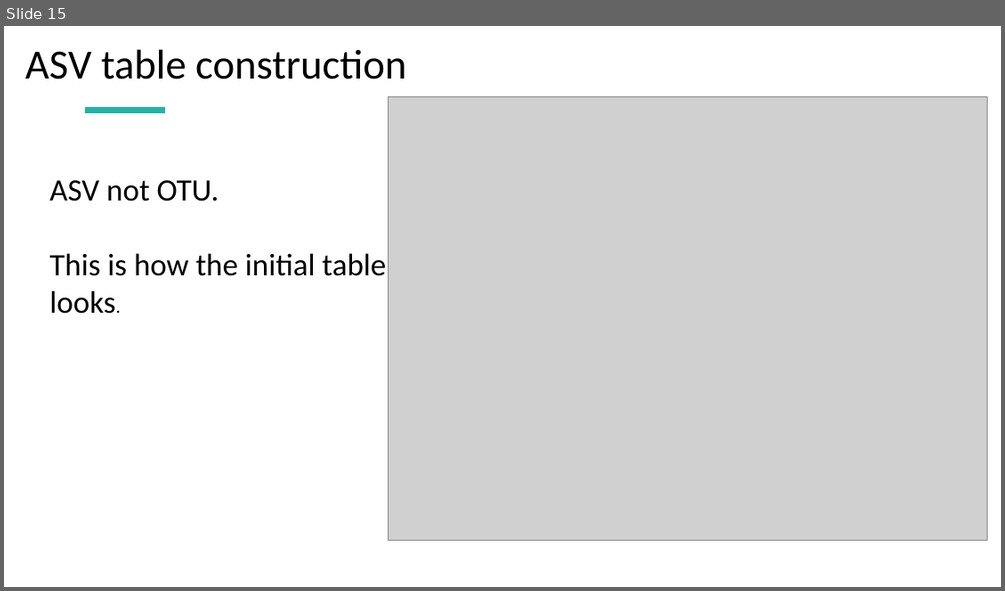
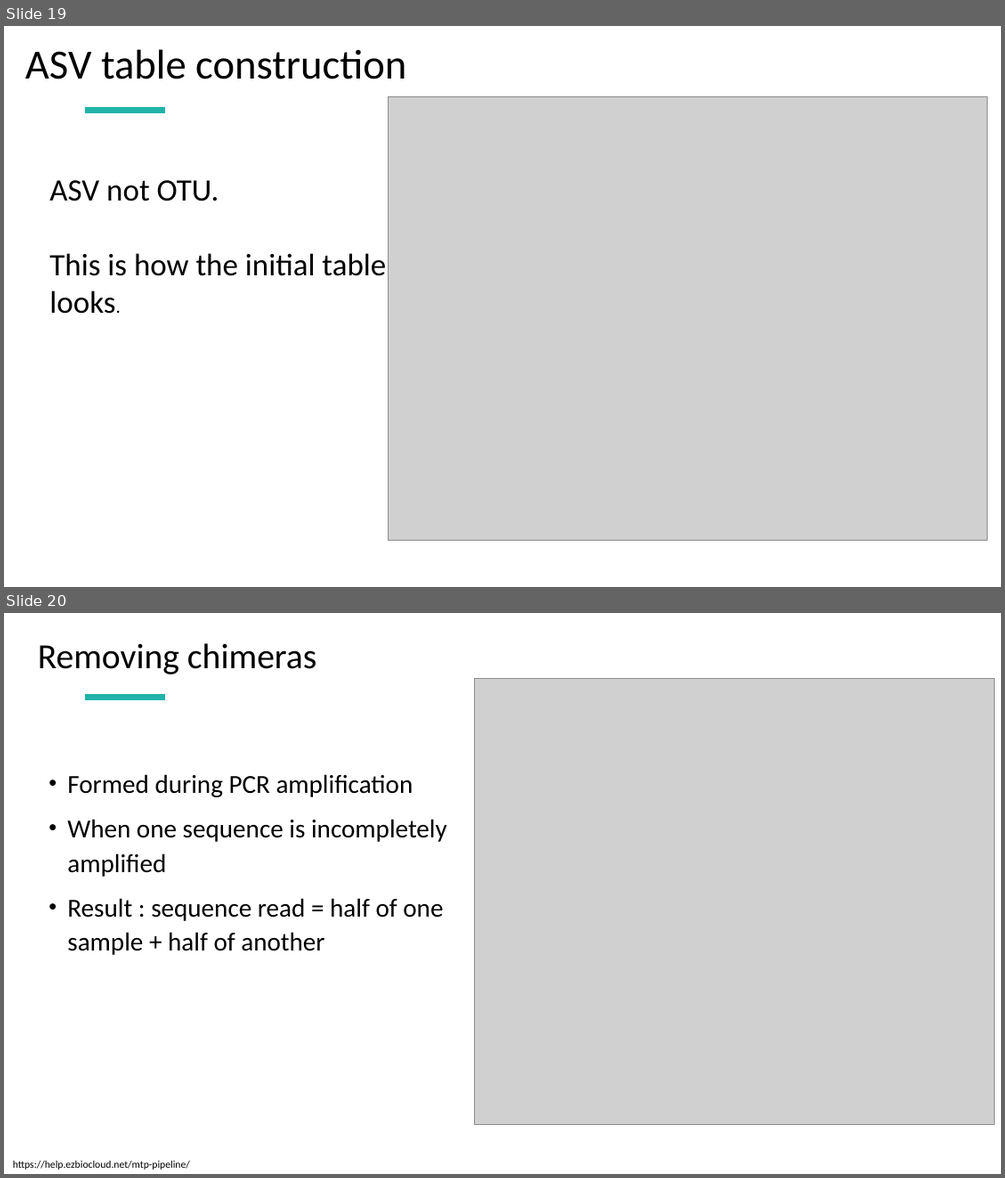
Before and after one commit to CheshtaaChitkara/AB327-827, a slide deck: Lecture/BIOINFORMATICS AND DADA 2.pptx. Shown one above the other, each under a label of ours: slide 15 before the commit, slides 19 and 20 after it. The pictures are 1005x591 and 1005x1178 pixels, drawn with LibreOffice and Linux fonts; fonts in the diff are those of the drawing; grey boxes stand for pictures. Boxes give left, top, right and bottom in pixels: in the first picture for what was removed or moved away, otherwise in the second. Text is boxed around its words. In the diff, an @@ line names an element or a change of style, - is before the commit and + after.

```diff
--- a/Lecture/BIOINFORMATICS AND DADA 2.pptx
+++ b/Lecture/BIOINFORMATICS AND DADA 2.pptx
@@ slide 20 added at (x1=4, y1=613, x2=1001, y2=1174), background #FFFFFF; not listed: 1 template element that a slide beside it also shows @@
@@ title added at (x1=38, y1=643, x2=316, y2=674), 34 pt, text #000000 @@
+Removing chimeras
@@ picture added at (x1=474, y1=678, x2=995, y2=1125) @@
@@ text added at (x1=67, y1=774, x2=447, y2=955), 25 pt, text #000000 @@
+• Formed during PCR amplification
+• When one sequence is incompletely amplified
+• Result : sequence read = half of one sample + half of another
@@ text added at (x1=13, y1=1160, x2=190, y2=1169), 10 pt, text #000000 @@
+https://help.ezbiocloud.net/mtp-pipeline/
@@ what was slide 15 is now slide 19 @@
```
Also in this commit, not shown: 9 slides changed, 4 other slides added, 2 slides removed.
